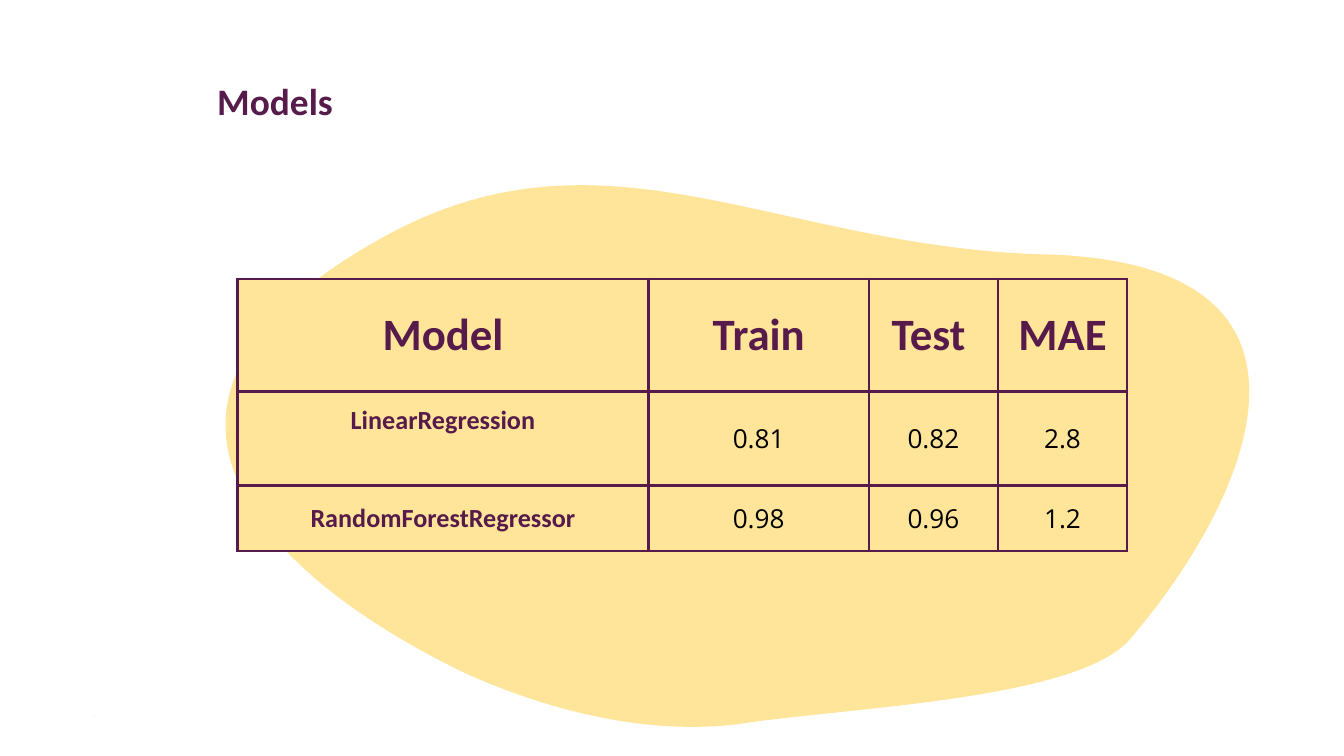
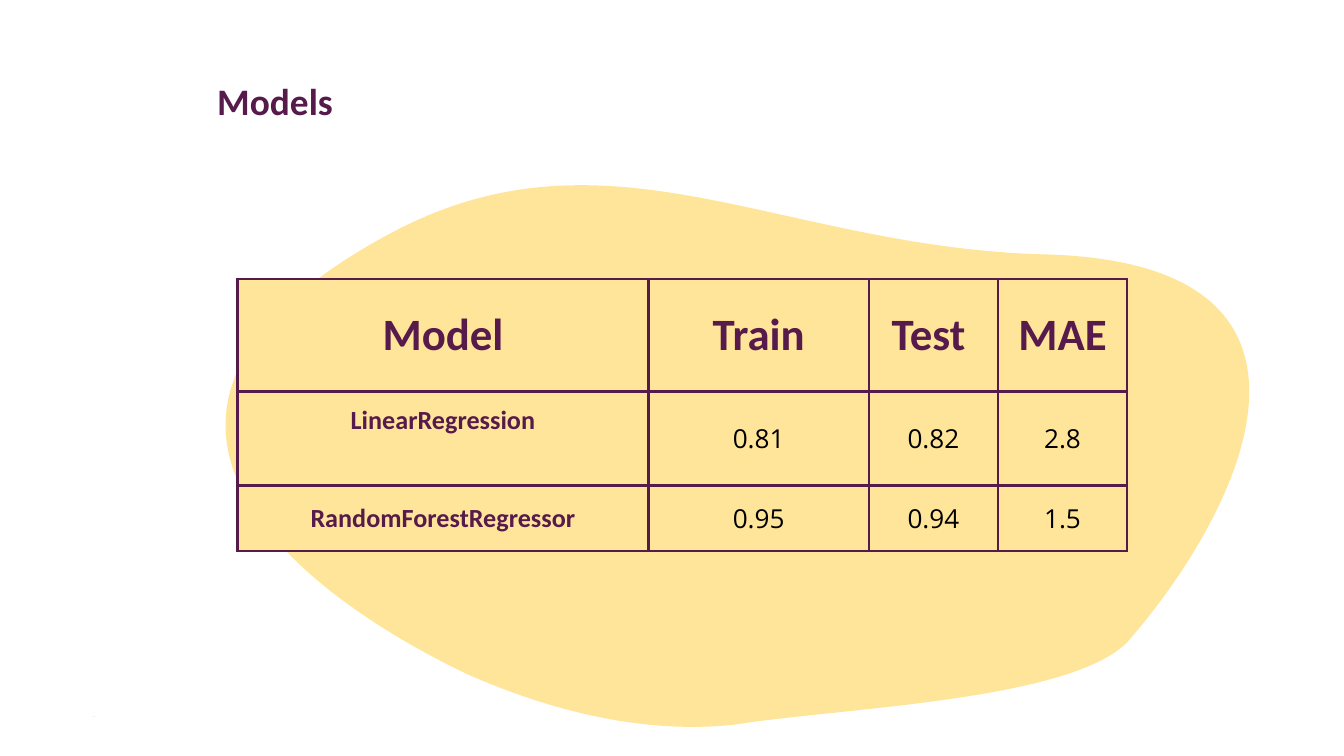
Before and after one commit to ShahadAbdulaziz/Life-Expectancy-REGRESSION, a slide deck: slide 8 of Factors affecting Life Expectancy.pptx. Drawn at 1344x756 pixels with LibreOffice and Linux fonts; fonts in the diff are those of the drawing. Boxes give left, top, right and bottom in pixels: in the first picture for what was removed or moved away, otherwise in the second. Text is boxed around its words. In the diff, an @@ line names an element or a change of style, - is before the commit and + after.

Commit message:
update

```diff
--- a/Factors affecting Life Expectancy.pptx
+++ b/Factors affecting Life Expectancy.pptx
@@ table at [238, 280, 1128, 547] @@
-row 3: RandomForestRegressor | 0.98 | 0.96 | 1.2
+row 3: RandomForestRegressor | 0.95 | 0.94 | 1.5
```
